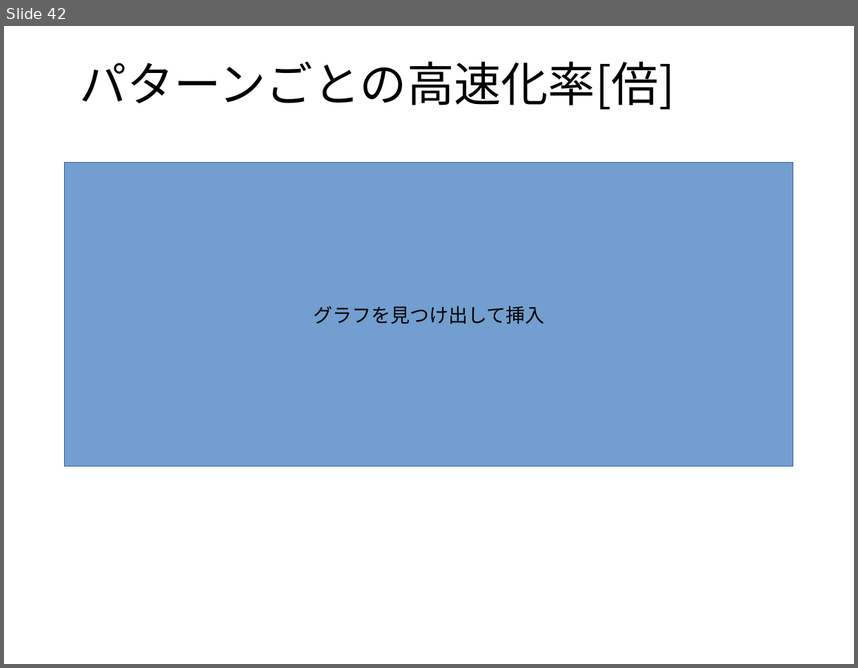
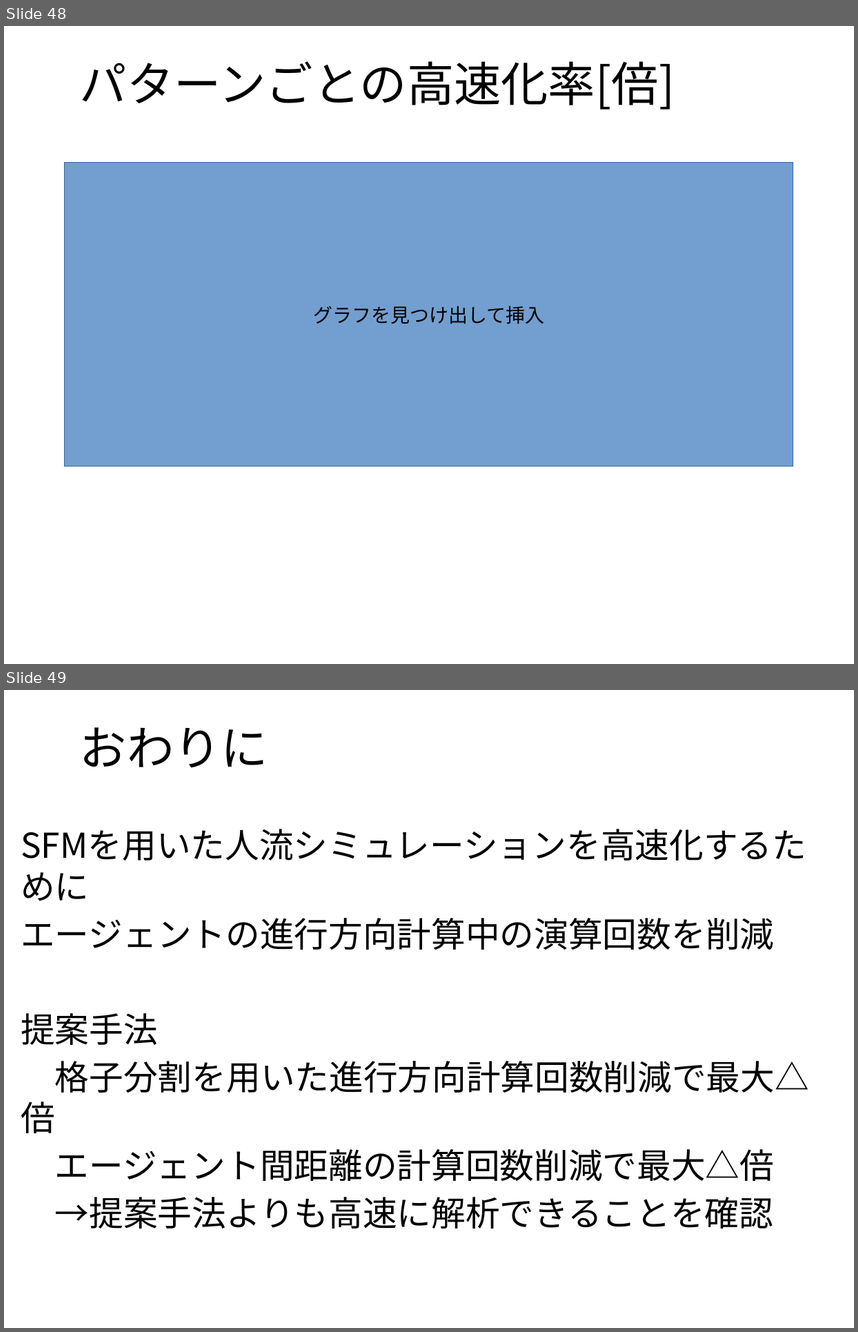
Before and after one commit to payao8810/shuron, a slide deck: slide.odp. Shown one above the other, each under a label of ours: slide 42 before the commit, slides 48 and 49 after it. The pictures are 858x668 and 858x1332 pixels, drawn with LibreOffice and Linux fonts; fonts in the diff are those of the drawing; background and template pictures are left out. Boxes give left, top, right and bottom in pixels: in the first picture for what was removed or moved away, otherwise in the second. Text is boxed around its words. In the diff, an @@ line names an element or a change of style, - is before the commit and + after.

```diff
--- a/slide.odp
+++ b/slide.odp
@@ slide 49 added at (4, 690, 854, 1328), background picture (left out) @@
@@ title added at (80, 727, 268, 768), 44 pt, text #000000 @@
+おわりに
@@ text added at (21, 918, 809, 1228), 32 pt, text #000000 @@
+SFMを用いた人流シミュレーションを高速化するために
+エージェントの進行方向計算中の演算回数を削減
+提案手法
+格子分割を用いた進行方向計算回数削減で最大△倍
+エージェント間距離の計算回数削減で最大△倍
+→提案手法よりも高速に解析できることを確認
@@ page number added at (800, 1294, 854, 1328), 24 pt, text #000000 @@
+49
@@ what was slide 42 is now slide 48 @@
```
Also in this commit, not shown: 8 slides changed, 7 other slides added, 1 slide removed.
